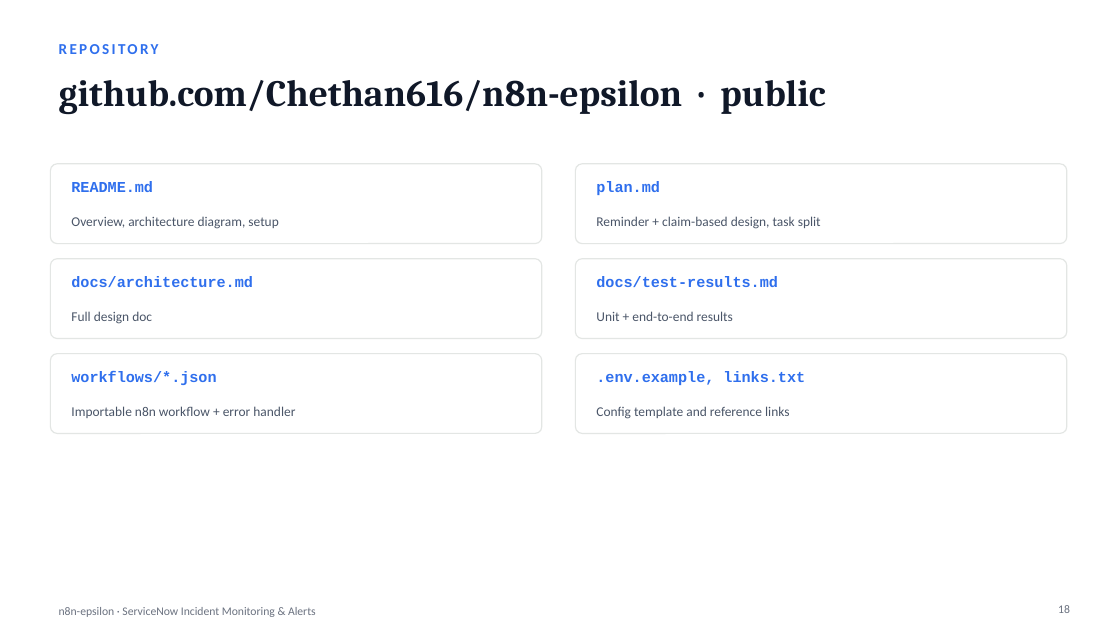
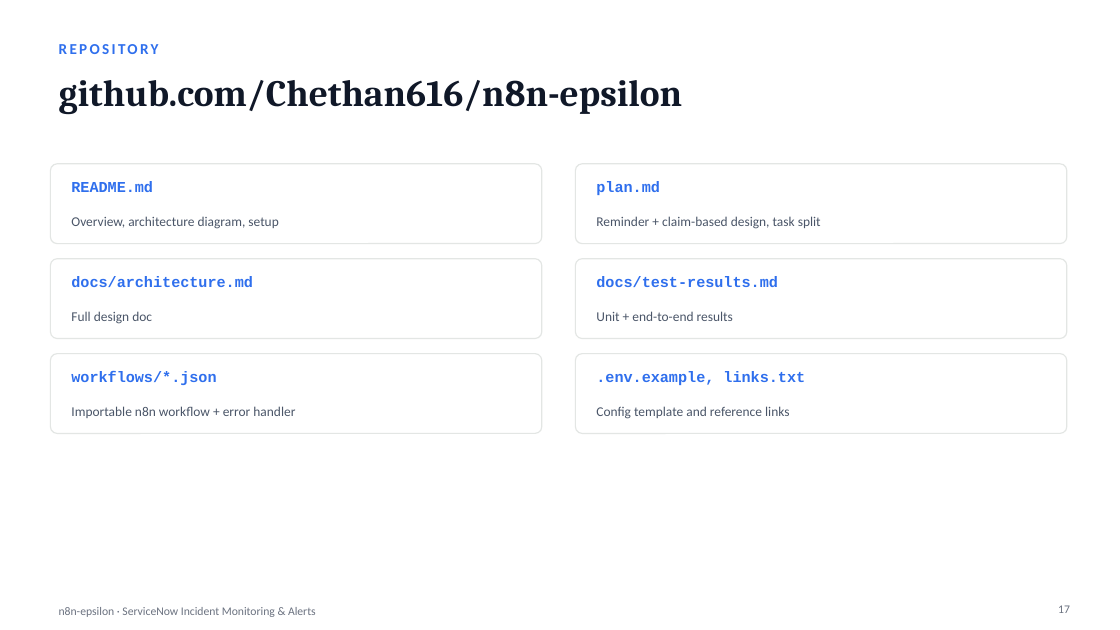
Before and after one commit to Chethan616/n8n-epsilon, a slide deck: slide 17 of n8n-epsilon-detailed.pptx (slide 18 before the commit). Drawn at 1120x630 pixels with LibreOffice and Linux fonts; fonts in the diff are those of the drawing. Boxes give left, top, right and bottom in pixels: in the first picture for what was removed or moved away, otherwise in the second. Text is boxed around its words. In the diff, an @@ line names an element or a change of style, - is before the commit and + after.

Commit message:
minor slide changes

```diff
--- a/n8n-epsilon-detailed.pptx
+++ b/n8n-epsilon-detailed.pptx
@@ title at [59, 80, 683, 115]: text changed @@
-github.com/Chethan616/n8n-epsilon · public
+github.com/Chethan616/n8n-epsilon
@@ page number at [1058, 605, 1070, 613]: text changed @@
-18
+17
```
Also in this commit, not shown: 2 other slides changed, 1 slide removed.
